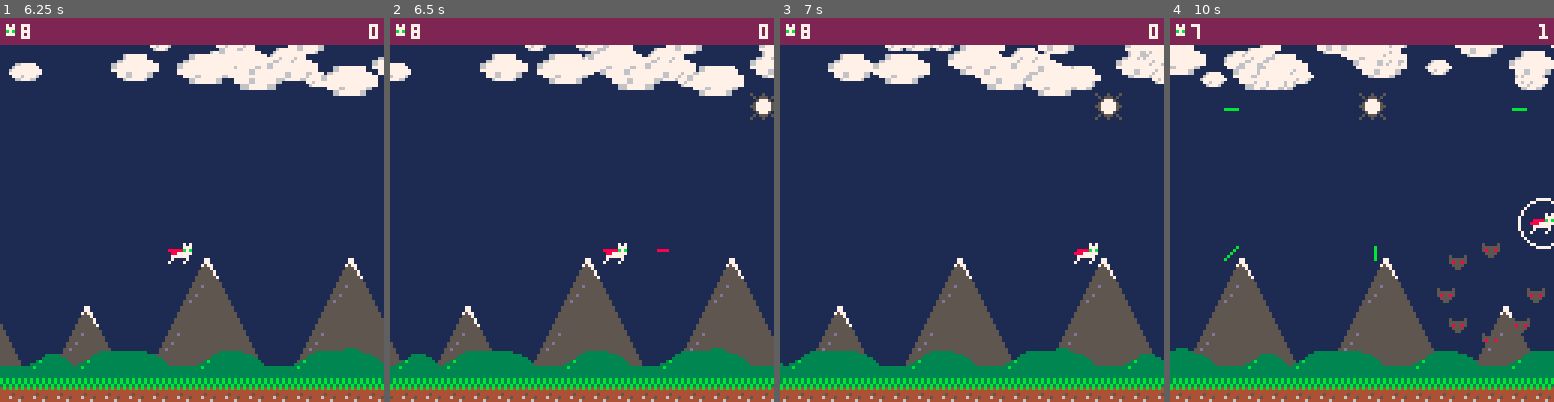
Above: before the commit, frames 1-4 (left to right).
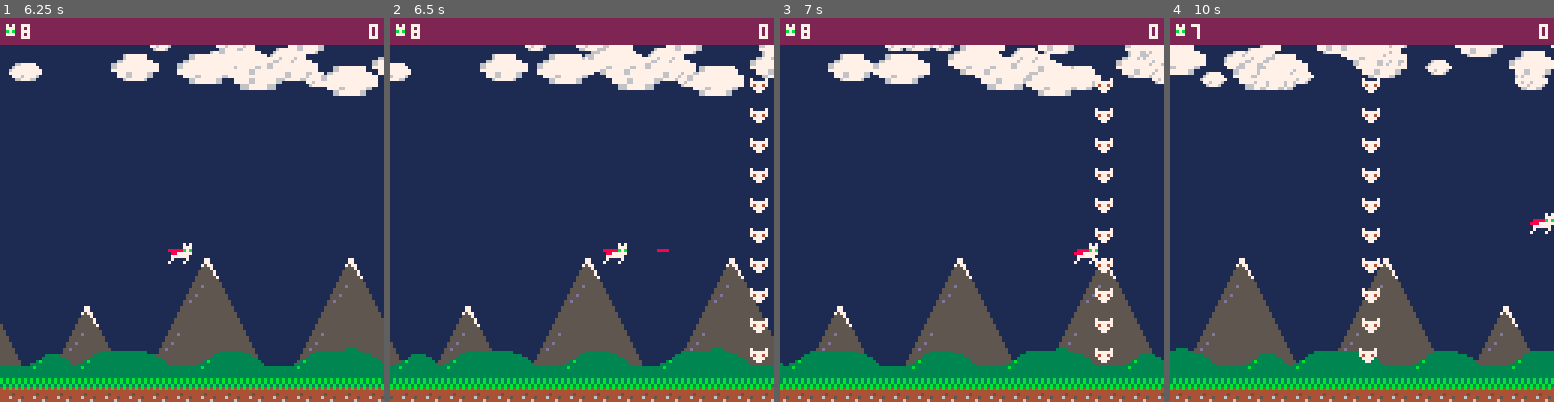
Above: after the commit, the same moments.

Repository: zothynine/picoheads
Game: PICO-8 cartridge catfight.p8
Two runs of this game, one before a commit and one after it. Both use one fixed random seed, a clock stepped at 60 frames per second and the inputs below.
Inputs:
- Up to frame 1 (6.25 s): tap X (X key) at 0.33, 1.07, 1.85, 2.97, 4.08, 5.2 s; hold Right 1.6-2.1 s; hold Up 2.15-2.42 s; hold Right 2.47-3.03 s; hold Left 3.08-3.58 s; hold Down 3.63-3.97 s; hold Right 4.02-4.68 s; hold Up 4.73-5.03 s; hold Left 5.08-5.68 s; hold Down 5.73-6.03 s; hold Right from 6.08 s (still down)
- Up to frame 2 (6.5 s): keep holding Right; tap X (X key) at 6.32 s
- Up to frame 3 (7 s): release Right at 6.58 s; hold Right from 6.63 s (still down)
- Up to frame 4 (10 s): release Right at 7.13 s; hold Up 7.18-7.45 s; tap X (X key) at 7.43, 8.55, 9.67 s; hold Right 7.5-8.07 s; hold Left 8.12-8.62 s; hold Down 8.67-9 s; hold Right 9.05-9.72 s; hold Up from 9.77 s (still down)

Frame 1 is identical in both runs. In frame 2, 1.4% of the frame differs, in the area x 93-100%, y 15-90%; in frame 3, 1.4%; in frame 4, 2.5%, in the area x 14-100%, y 1-90%.

Commit message:
Episode 23

Diff:
--- a/catfight.p8
+++ b/catfight.p8
@@ -72,39 +72,35 @@
   }
 
   swarms={
-    single={{0,0}},
-    line4={{0,0},{10,0},{20,0},{30,0}},
-    line6={{0,0},{10,0},{20,0},{30,0},{40,0},{50,0}},
-    stack3={{0,0},{0,10},{0,-10}},
-    stack5={{0,0},{0,10},{0,20},{0,-10},{0,-20}},
-    tri_s={{0,0},{10,-5},{10,5},{20,-10},{20,0},{20,10}},
-    tri_l={{0,0},{10,-5},{10,5},{20,-10},{20,0},{20,10},{30,-15},{30,-5},{30,5},{30,15}},
+    line={name="line"},
+    stack={name="stack"},
+    tri={name="tri"},
     circle={name="circle",r=15,n=8,a=0.125}
   }
 
   levels={
     {
       {tim="0:3:0",
-        swarm=swarms.single,
-        e_type=enemy_types.flea,
+        swarm=swarms.stack,
+        e_type=enemy_types.mouse,
         path="linear",
         x=127,
-        y=25,
-        count=#swarms.line4,
+        y=20,
+        count=10,
         dirty=false,
         health=2,
         enemies={},
         stop=64},
-      {tim="0:6:0",
-        swarm=swarms.circle,
-        e_type=enemy_types.rat,
-        path="linear",
-        x=127,
-        y=90,
-        count=swarms.circle.n,
-        dirty=false,
-        enemies={},
-        stop=70},
+      -- {tim="0:6:0",
+      --   swarm=swarms.circle,
+      --   e_type=enemy_types.rat,
+      --   path="linear",
+      --   x=127,
+      --   y=90,
+      --   count=swarms.circle.n,
+      --   dirty=false,
+      --   enemies={},
+      --   stop=70},
       -- {tim="0:9:0",
       --   swarm=swarms.line4,
       --   e_type=enemy_types.mouse,
@@ -507,8 +503,33 @@
   end
 end
 
+function update_enemy(_w, _i)
+  if _w.swarm.name=="line" then
+    _x=_w.x+(_i-1)*10
+    _y=_w.y
+    return _x,_y
+  elseif _w.swarm.name=="stack" then
+    _x=_w.x
+    _y=_w.y+(_i-1)*10
+    return _x,_y
+  elseif _w.swarm.name=="tri" then
+    -- 1 2 4 7 12
+    if i==1 then
+      _x=_w.x
+      _y=_w.y
+    elseif _i%2==0 then
+      _x=_w.x+(_i/2*10)
+      _y=_w.y+(_i/2*5)
+    else
+      _x=_w.x+(flr(_i/2)*10)
+      _y=_w.y+((flr(_i/2)*5) * -1)
+    end
+    return _x,_y
+  end
+end
+
 function create_wave(_w)
-  local _n=#_w.swarm
+  local _n=_w.count
   if (_w.swarm.name=="circle") _n=_w.swarm.n
   local _x=0
   local _y=0
@@ -519,8 +540,7 @@
       _x=_w.x+_w.swarm.r*cos(_a)
       _y=_w.y+_w.swarm.r*sin(_a)
     else
-      _x=_w.x+_w.swarm[i][1]
-      _y=_w.y+_w.swarm[i][2]
+      _x,_y = update_enemy(_w, i)
     end
 
     if _w.path=="circle" then
@@ -531,8 +551,8 @@
         ox=127,
         oy=127,
         a=0.25-0.003,
-        w=6,
-        h=5,
+        w=_w.e_type.s[3],
+        h=_w.e_type.s[4],
         health=_w.health or 1,
         r=sqrt((_w.x-127)*(_w.x-127)+(127-_w.y)*(127-_w.y))})
     else
@@ -543,8 +563,8 @@
         ox=nil,
         oy=nil,
         a=_a,
-        w=6,
-        h=5,
+        w=_w.e_type.s[3],
+        h=_w.e_type.s[4],
         health=_w.health or 1,
         r=sqrt((_w.x-127)*(_w.x-127)+(127-_w.y)*(127-_w.y))})
     end
@@ -597,7 +617,7 @@
 
         if _w.stop and _w.x >= _w.stop then
           if (not _dirty) _w.x-=0.5
-          _e.x=_w.x+_w.swarm[_e.si][1]
+          _e.x,_e.y=update_enemy(_w,_e.si)
         elseif _w.stop and _w.x < _w.stop then
           _w.stopped=true
         end
@@ -605,24 +625,21 @@
         if (_e.x+_e.w<0) delete_enemy(_w,_e)
         if (not _dirty) _w.x-=0.5
         local _wave_y=_w.y+(sin(_w.x/12)*10)
-        _e.x=_w.x+_w.swarm[_e.si][1]
-        _e.y=_wave_y+_w.swarm[_e.si][2]
+        _e.x,_e.y=update_enemy(_w,_e.si)
       elseif _w.path=="slope" then
         if (_e.x+_e.w<0) delete_enemy(_w,_e)
         if _w.x<97 and _w.x>30 and _w.y<87 then
           if (not _dirty) _w.y+=0.4
         end
         if (not _dirty) _w.x-=0.5
-        _e.x=_w.x+_w.swarm[_e.si][1]
-        _e.y=_w.y+_w.swarm[_e.si][2]
+        _e.x,_e.y=update_enemy(_w,_e.si)
       elseif _w.path=="circle" then
         if (_e.y>127) delete_enemy(_w,_e)
         _e.a+=0.003
         if (_e.a > 1) _e.a=0
         if (not _dirty) _w.x=_e.ox+_e.r*cos(_e.a)
         if (not _dirty) _w.y=_e.oy+_e.r*sin(_e.a)
-        _e.x=_w.x+_w.swarm[_e.si][1]
-        _e.y=_w.y+_w.swarm[_e.si][2]
+        _e.x,_e.y=update_enemy(_w,_e.si)
       end
 
       if _w.e_type.shots then
